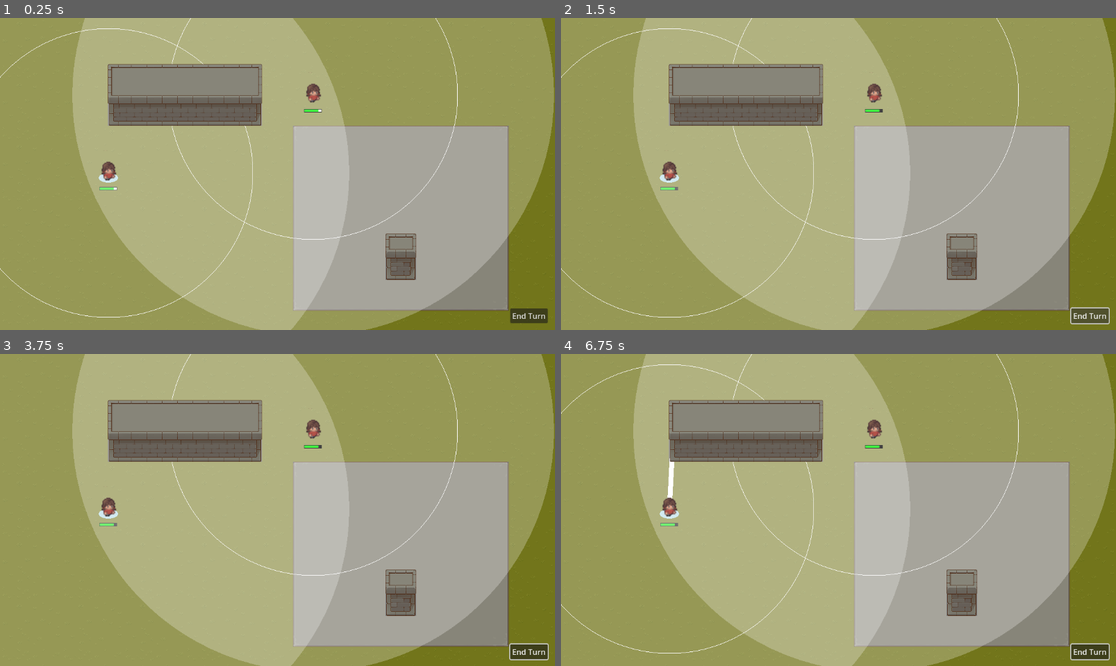
Above: before the commit, frames 1-4 (two rows, left to right).
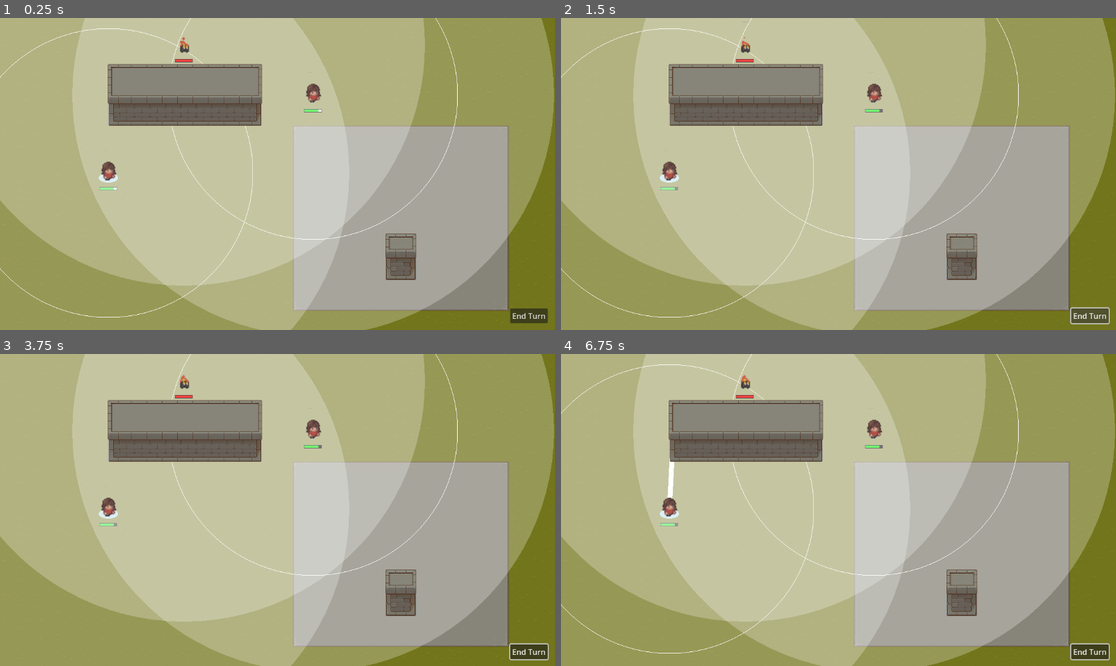
Above: after the commit, the same moments.

Repository: arlopurcell/tactical_artificer
Game: Godot game, scene res://root.tscn
Same seed, same stepped clock (60 frames per second), same inputs: the game is played once before the commit and once after it.
Inputs (mouse positions are in pixels of both pictures, inside the frame that each line leads up to):
- Up to frame 1 (0.25 s): no input
- Up to frame 2 (1.5 s): click "End Turn" at 0.5 s; click "End Turn" at 1.25 s
- Up to frame 3 (3.75 s): click "End Turn" at 2 s; tap Enter at 2.75 s; move the mouse to (399, 494) at 2.77 s; hold 1 (cast1) 2.78-3.53 s; click (399, 494) at 2.92 s; tap Space at 3.5 s; move the mouse to (166, 525) at 3.52 s; tap 1 (cast1) at 3.6 s; click (166, 525) at 3.67 s
- Up to frame 4 (6.75 s): tap Enter at 4.25, 5.75 s; move the mouse to (894, 441) at 4.27 s; hold 1 (cast1) 4.28-5.03 s; click (894, 441) at 4.42 s; tap Space at 5, 6.5 s; move the mouse to (810, 572) at 5.02 s; tap 1 (cast1) at 5.1, 6.6 s; click (810, 572) at 5.17 s; move the mouse to (1005, 556) at 5.77 s; hold 1 (cast1) 5.78-6.53 s; click (1005, 556) at 5.92 s; move the mouse to (672, 463) at 6.52 s; click (672, 463) at 6.67 s

The runs differ from the first frame. In frame 1, 46% of the frame differs, in the area x 0-77%, y 0-86%; in frame 2, 46%; in frame 3, 46%; in frame 4, 46%.
Error in both runs: Invalid call. Nonexistent function 'highlight' in base 'TileMap'. (res://BeamSpell.gd:26)

Commit message:
implement visibility

Diff:
--- a/Level.gd
+++ b/Level.gd
@@ -1,7 +1,20 @@
 extends Node2D
 
-func _on_end_turn():
+func end_turn():
 	$TurnController.end_turn()
+
+func _physics_process(delta):
+	# Update visible mobs
+	var visible_mobs = {}
+	for player in $TurnController/PlayerTeam.get_children():
+		for mob in player.visible_mobs:
+			visible_mobs[mob] = null
+
+	for mob in $TurnController/EnemyTeam.get_children():
+		if mob in visible_mobs:
+			mob.show()
+		else:
+			mob.hide()
 
 func _input(event):
 	if event is InputEventMouseButton \
--- a/PlayerTeam.gd
+++ b/PlayerTeam.gd
@@ -30,7 +30,6 @@
 			return
 	push_error("All the players are dead?")
 
-
 func end_turn():
 	for player in players:
 		player.end_turn()
--- a/level.tscn
+++ b/level.tscn
@@ -8,6 +8,7 @@
 [ext_resource type="Script" path="res://TurnController.gd" id="6_pjjht"]
 [ext_resource type="Script" path="res://PlayerTeam.gd" id="7_h4gai"]
 [ext_resource type="Script" path="res://EnemyTeam.gd" id="7_rpney"]
+[ext_resource type="PackedScene" uid="uid://bvkms8w5ntha3" path="res://fire_elemental.tscn" id="9_cvpbs"]
 
 [sub_resource type="NavigationPolygon" id="NavigationPolygon_k03am"]
 vertices = PackedVector2Array(-16, -16, 16, -16, 16, 16, -16, 16)
@@ -1167,3 +1168,6 @@
 
 [node name="EnemyTeam" type="Node" parent="TurnController"]
 script = ExtResource("7_rpney")
+
+[node name="FireElemental" parent="TurnController/EnemyTeam" instance=ExtResource("9_cvpbs")]
+position = Vector2(382, 56)
--- a/mob.gd
+++ b/mob.gd
@@ -20,10 +20,13 @@
 
 var player_team = false
 
+var visible_mobs = {}
+
 func _get_health():
 	return health
 
 func mp(prop: String):
+	# TODO refactor to use $MopProps/HealthBar syntax
 	return props.find_child(prop)
 
 func _set_health(new_health):
@@ -50,6 +53,17 @@
 
 	mp("HealthBar").value = health / max_health
 	mp("RangeMarker").radius = movement_range
+
+	props.vision_area.area_entered.connect(area_entered_vision)
+	props.vision_area.area_exited.connect(area_exited_vision)
+
+func area_entered_vision(area):
+	var parent = area.get_parent()
+	if parent.find_child("MobProps") != null:
+		visible_mobs[parent] = null
+
+func area_exited_vision(area):
+	visible_mobs.erase(area.get_parent())
 
 func set_navigation_map(m: RID):
 	navigation_agent.set_navigation_map(m)
@@ -110,16 +124,5 @@
 
 	mp("RangeMarker").position = starting_pos - position
 
-func visible_mobs():
-	for d in get_world_2d().direct_space_state.intersect_shape(vision_collision_params()):
-		# TODO filter by mobs and return
-		var area = d["collider"]
-		if area != get_parent().find_child("MobProps"):
-			pass
-
-func vision_collision_params():
-	# TODO
-	pass
-
 func handle_click():
 	pass
--- a/mob_props.gd
+++ b/mob_props.gd
@@ -1,6 +1,10 @@
 extends Area2D
 
-@export var healthbar_color: Color = Color.GREEN : set = _set_healthbar_color, get = _get_healthbar_color
+@export
+var healthbar_color: Color = Color.GREEN : set = _set_healthbar_color, get = _get_healthbar_color
+
+@onready
+var vision_area = $Vision/VisionArea2D
 
 func _set_healthbar_color(new_healthbar_color):
 	healthbar_color = new_healthbar_color
--- a/root.tscn
+++ b/root.tscn
@@ -10,4 +10,4 @@
 [node name="Control" parent="." instance=ExtResource("2_het4v")]
 offset_bottom = 23.0
 
-[connection signal="end_turn" from="Control" to="Level" method="_on_end_turn"]
+[connection signal="end_turn" from="Control" to="Level" method="end_turn"]
Not shown: 1 places in level.tscn that only renumber resources
